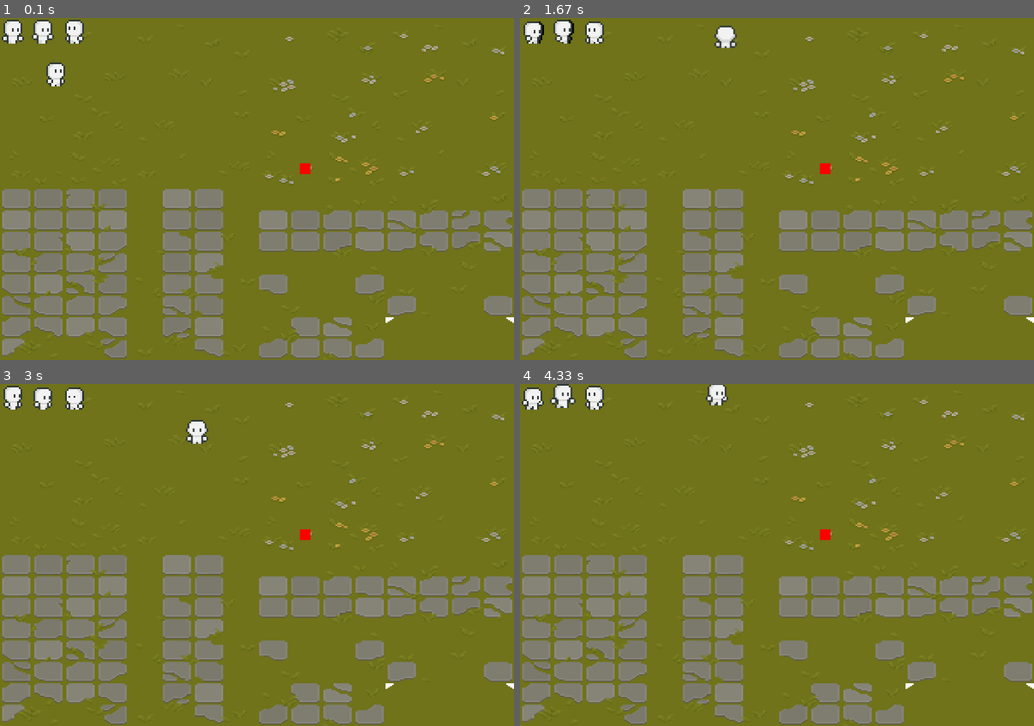
Above: before the commit, frames 1-4 (two rows, left to right).
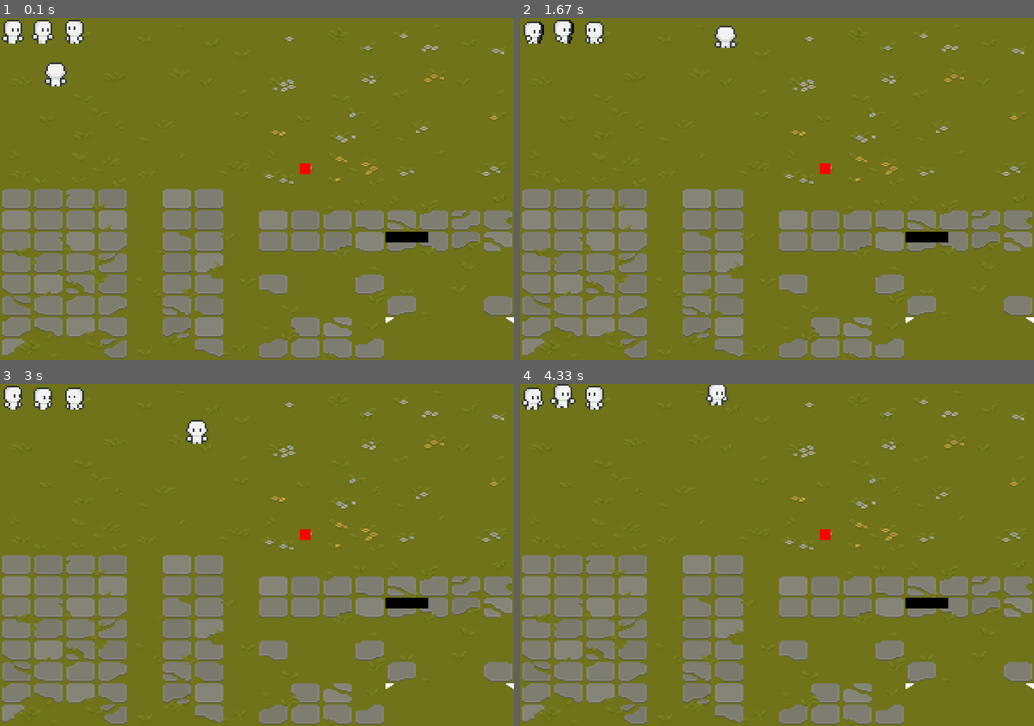
Above: after the commit, the same moments.

Repository: Daww1d/ghostHunter
Game: pygame game, started from main.py
The game is run twice, just before and just after one commit, with the same random seed, the same clock (stepped at 60 frames per second) and the same inputs.
Inputs:
- Up to frame 1 (0.1 s): no input
- Up to frame 2 (1.67 s): hold Shift 0.33-0.8 s; hold Right 0.33-0.8 s; hold Right 0.83-1.3 s; hold Up 1.33-1.63 s
- Up to frame 3 (3 s): hold Right 1.67-2.13 s; hold Left 2.17-2.7 s; hold Down from 2.73 s (still down)
- Up to frame 4 (4.33 s): release Down at 3.03 s; hold Left 3.07-3.47 s; hold Up 3.5-3.87 s; hold Right from 3.9 s (still down)

The runs differ from the first frame. In frame 1, 0.4% of the frame differs, in the area x 8-84%, y 13-66%; in frame 2, 0.3%; in frame 3, 0.3%; in frame 4, 0.3%.

Commit message:
Moved player attributes to player class
Added player class for future usage
Cleaned up file tradgectory aswell

Diff:
--- a/main.py
+++ b/main.py
@@ -3,6 +3,7 @@
 
 import animations
 import spriteSheet
+import player
 
 pygame.init()
 
@@ -119,30 +120,26 @@
 bg = pygame.image.load("assets\grass.png").convert()
 bg = pygame.transform.scale(bg, (1200,800))
 
-playerX = 100
-playerY = 100
-playerInput = {"left": False, "right": False, "up": False, "down": False}
-playerVelocity = [0, 0]
-playerDirection = "right"
-playerStatus = "idle"
-sprintStatus = False
 currentAnimation = {
     "idle" : idleAnimations,
     "walk" : walkAnimations,
     "run" : runAnimations
 }
 
-playerSpeed = 5
+#player
+character = player.Player(100,100, "up", 5)
+
+#playerSpeed = 5
 
 def checkInput(key, value):
     if key == pygame.K_LEFT:
-        playerInput["left"] = value
+        character.inputs["left"] = value
     elif key == pygame.K_RIGHT:
-        playerInput["right"] = value
+        character.inputs["right"] = value
     elif key == pygame.K_UP:
-        playerInput["up"] = value
+        character.inputs["up"] = value
     elif key == pygame.K_DOWN:
-        playerInput["down"] = value
+        character.inputs["down"] = value
 
 def setDirection(key, currentDirection):
     if key == pygame.K_LEFT:
@@ -159,7 +156,8 @@
 
 #death cube
 redCube = pygame.Rect(700, 340, 25, 25)
-
+#wall
+wall = pygame.Rect(900,500, 100, 25)
 
 while run:
 
@@ -169,26 +167,54 @@
         elif event.type == pygame.KEYDOWN:
             checkInput(event.key, True)
             if event.key == pygame.K_LSHIFT:
-                sprintStatus = True
-
-            playerDirection = setDirection(event.key, playerDirection)
+                character.sprint = True
+
+            character.direction = setDirection(event.key, character.direction)
         elif event.type == pygame.KEYUP:
             checkInput(event.key, False)
             if event.key == pygame.K_LSHIFT:
-                sprintStatus = False
-
-    playerVelocity[0] = playerInput["right"] - playerInput["left"]
-    playerVelocity[1] = playerInput["down"] - playerInput["up"]
-
-    if playerVelocity[0] != 0 or playerVelocity[1] != 0:
-        playerStatus = "walk"
-    if sprintStatus == True and (playerVelocity[0] != 0 or playerVelocity[1] != 0):
-        playerStatus = "run"
-    if playerVelocity[0] == 0 and playerVelocity[1] == 0:
-        playerStatus = "idle"
-
+                character.sprint = False
+#draw map + stuff
     screen.fill(BG)
-    playerCollisionBox = pygame.Rect(playerX, playerY, 64, 64)
+    playerCollisionBox = pygame.Rect(character.playerX + 1, character.playerY + 1, 62, 62)
+    pygame.draw.rect(screen, BLACK, playerCollisionBox)
+    screen.blit(bg, (0,0))
+
+#coll detection
+
+    col = RED
+
+    wallList = [wall]
+    collisionList = [redCube]
+
+    #collision detection
+    collideState = False
+    for object in wallList:
+        if object.colliderect(playerCollisionBox):
+            print(f"{object} collision")
+            collideState = True
+    for object in collisionList:
+        if object.colliderect(playerCollisionBox):
+            col = GREEN
+            print(f"{object} collision")
+
+
+    if collideState == False:
+        character.velocity[0] = character.inputs["right"] - character.inputs["left"]
+        character.velocity[1] = character.inputs["down"] - character.inputs["up"]
+    elif collideState == True:
+        character.velocity[0] = 0
+        character.velocity[1] = 0
+
+    if character.velocity[0] != 0 or character.velocity[1] != 0:
+        character.status = "walk"
+    if character.sprint == True and (character.velocity[0] != 0 or character.velocity[1] != 0):
+        character.status = "run"
+    if character.velocity[0] == 0 and character.velocity[1] == 0:
+        character.status = "idle"
+
+    screen.fill(BG)
+    playerCollisionBox = pygame.Rect(character.playerX + 1, character.playerY + 1, 62, 62)
     pygame.draw.rect(screen, BLACK, playerCollisionBox)
     screen.blit(bg, (0,0))
 
@@ -214,16 +240,13 @@
     "run" : runFrame
     }
 
-    col = RED
-    if redCube.colliderect(playerCollisionBox):
-        col = GREEN
-
-
     #DEATH cube
     pygame.draw.rect(screen, col, redCube)
-
-
-    screen.blit(currentAnimation[playerStatus][playerDirection][frame[playerStatus]], (playerX, playerY))
+    #draw stuff
+    pygame.draw.rect(screen, BLACK, wall)
+
+
+    screen.blit(currentAnimation[character.status][character.direction][frame[character.status]], (character.playerX, character.playerY))
 
     screen.blit(walkR.animation[frame[walkR.type]], (0 , 0) )
     screen.blit(runR.animation[frame[runR.type]], (70 , 0) )
@@ -231,13 +254,13 @@
 
 
 
-    if sprintStatus == True:
+    if character.sprint == True:
         mult = 1.5
     else:
         mult = 1
 
-    playerX += playerVelocity[0] * playerSpeed * mult
-    playerY += playerVelocity[1] * playerSpeed * mult
+    character.playerX += character.velocity[0] * character.speed * mult
+    character.playerY += character.velocity[1] * character.speed * mult
 
     clock.tick(FPS)
     pygame.display.update()
--- a/player.py
+++ b/player.py
@@ -1 +1,14 @@
-pass
+class Player:
+
+    def __init__(self , x, y, initDirection, speed):
+        self.playerX = x
+        self.playerY = y
+        self.inputs = {"left": False,
+                       "right": False,
+                       "up": False,
+                       "down": False}
+        self.velocity = [0,0]
+        self.direction = initDirection
+        self.status = "idle"
+        self.sprint = False
+        self.speed = speed
--- a/spriteSheet.py
+++ b/spriteSheet.py
@@ -15,3 +15,6 @@
         image.set_colorkey(BLACK)
 
         return image
+
+    def createAnimation(self):
+        pass
Renamed: pygame-dungeon-map.py -> tests/pygame-dungeon-map.py
Renamed: temp.py -> tests/temp.py
Renamed: test.py -> tests/test.py
Renamed: test2.py -> tests/test2.py
Not shown, added: tests/idk.html
